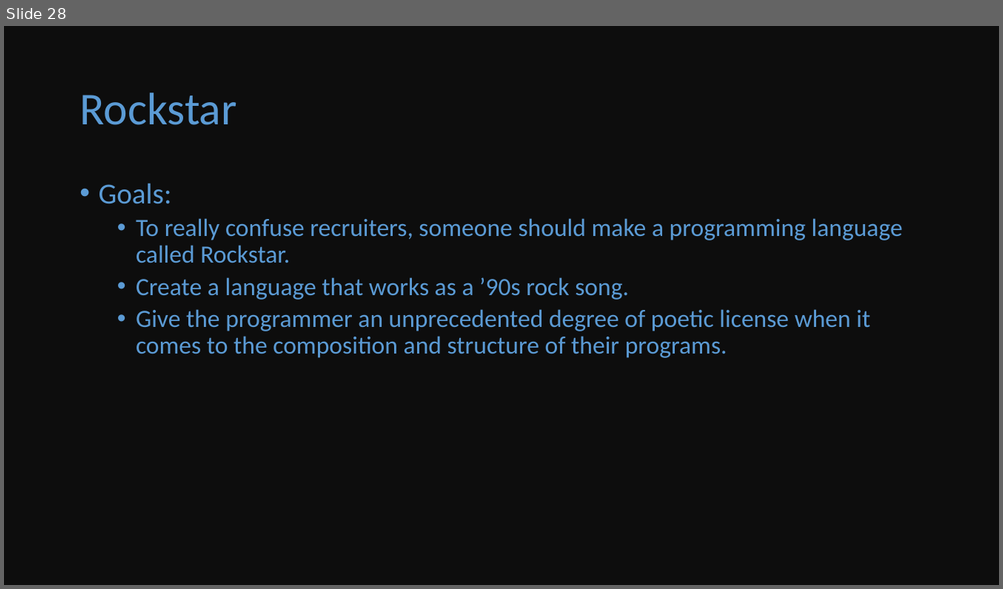
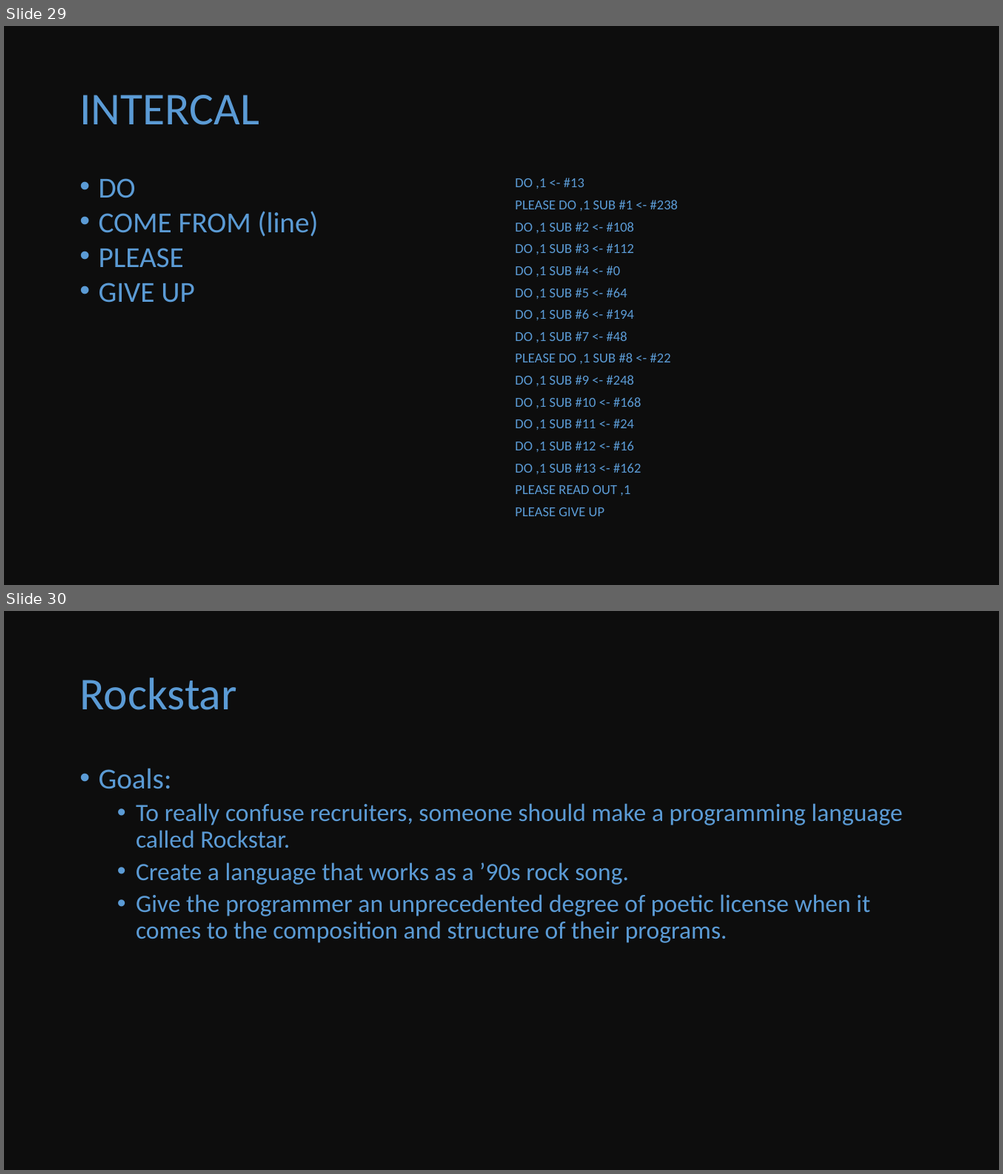
Before and after one commit to droppedcode/knowledge-bits, a slide deck: esolang/esolang.pptx. Shown one above the other, each under a label of ours: slide 28 before the commit, slides 29 and 30 after it. The pictures are 1003x589 and 1003x1174 pixels, drawn with LibreOffice and Linux fonts; fonts in the diff are those of the drawing. Boxes give left, top, right and bottom in pixels: in the first picture for what was removed or moved away, otherwise in the second. Text is boxed around its words. In the diff, an @@ line names an element or a change of style, - is before the commit and + after.

```diff
--- a/esolang/esolang.pptx
+++ b/esolang/esolang.pptx
@@ slide 29 added at bbox=[4, 26, 999, 585], background #0D0D0D @@
@@ title added at bbox=[79, 95, 259, 125], 44 pt, text #5B9BD5 @@
+INTERCAL
@@ text added at bbox=[99, 178, 318, 303], 28 pt, text #5B9BD5 @@
+• DO
+• COME FROM (line)
+• PLEASE
+• GIVE UP
@@ text added at bbox=[515, 178, 678, 517], 13.3 pt, text #5B9BD5 @@
+DO ,1 <- #13
+PLEASE DO ,1 SUB #1 <- #238
+DO ,1 SUB #2 <- #108
+DO ,1 SUB #3 <- #112
+DO ,1 SUB #4 <- #0
+DO ,1 SUB #5 <- #64
+DO ,1 SUB #6 <- #194
+DO ,1 SUB #7 <- #48
+PLEASE DO ,1 SUB #8 <- #22
+DO ,1 SUB #9 <- #248
+DO ,1 SUB #10 <- #168
+DO ,1 SUB #11 <- #24
+DO ,1 SUB #12 <- #16
+DO ,1 SUB #13 <- #162
+PLEASE READ OUT ,1
+PLEASE GIVE UP
@@ what was slide 28 is now slide 30 @@
```
Also in this commit, not shown: 3 slides changed, 5 other slides added, 1 slide removed.
